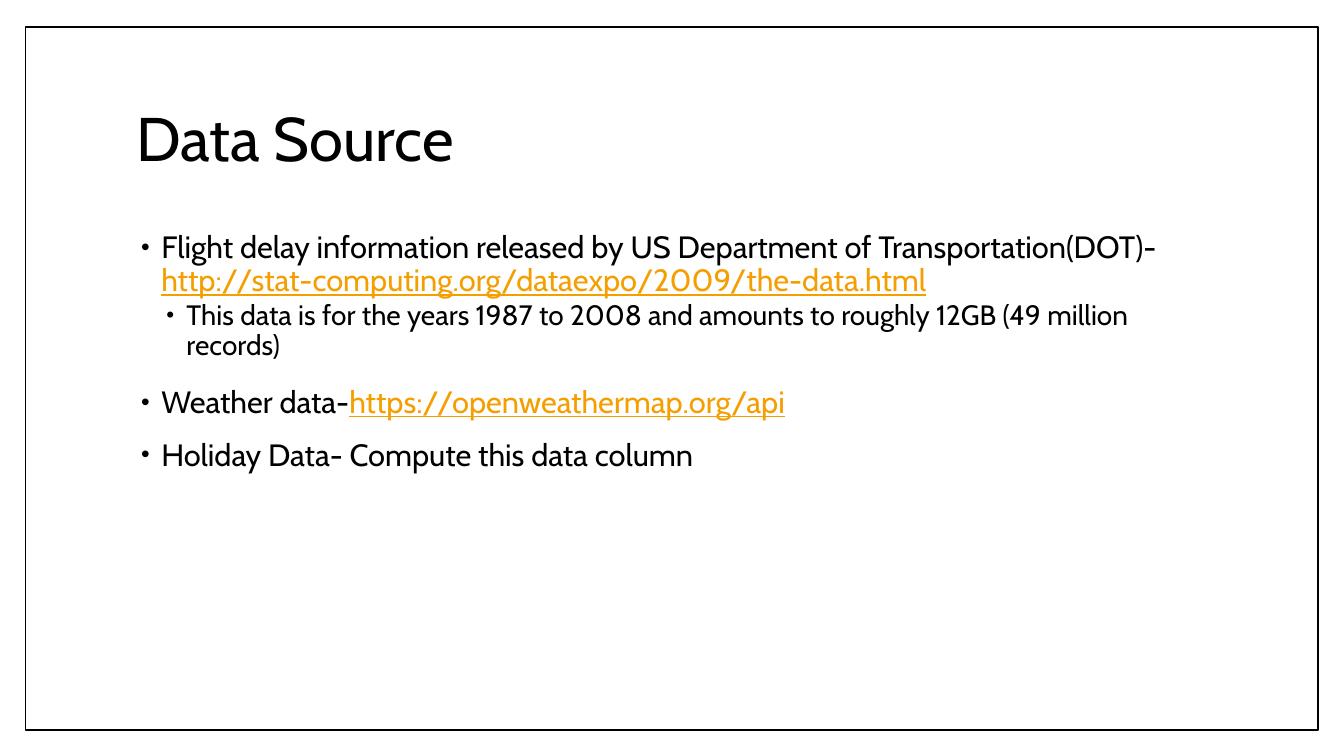
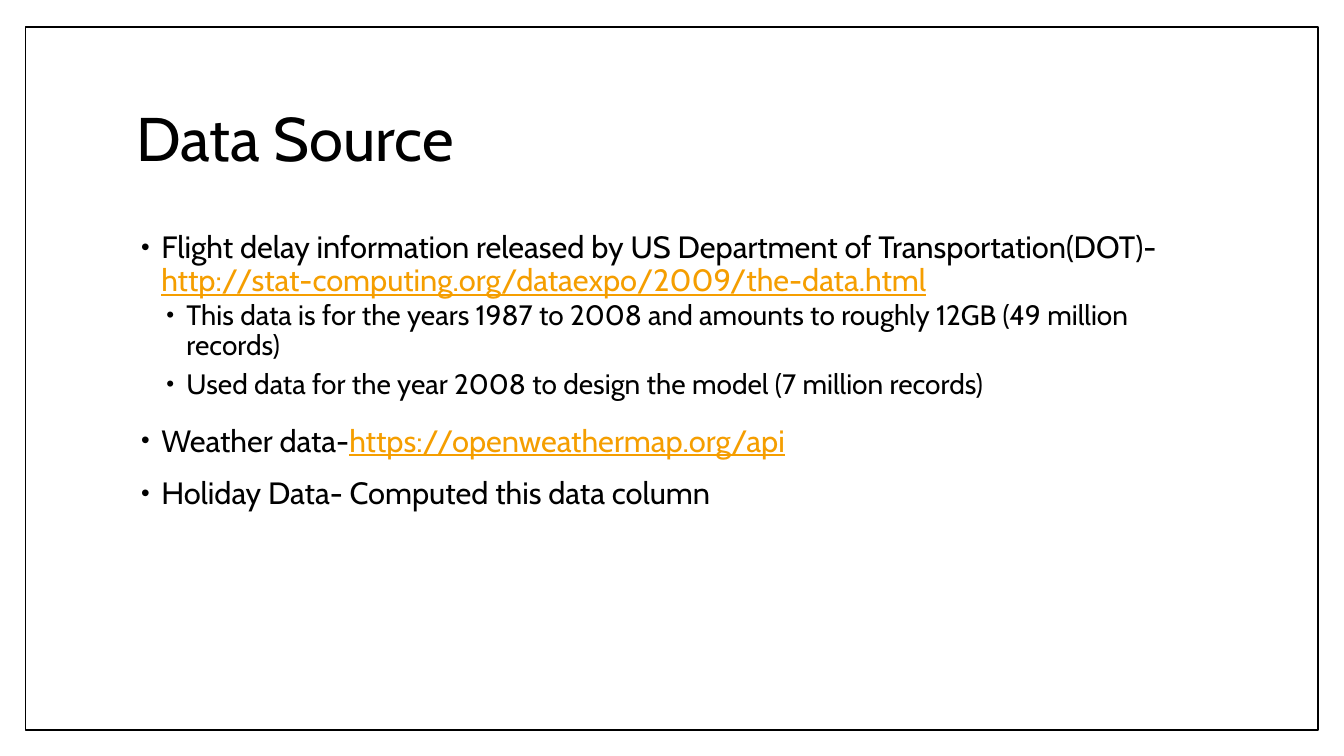
Before and after one commit to RoAjinkya/FlightDelay, a slide deck: slide 4 of docs/Final Presentation_FlightDelay.pptx. Drawn at 1344x756 pixels with LibreOffice and Linux fonts; fonts in the diff are those of the drawing. Boxes give left, top, right and bottom in pixels: in the first picture for what was removed or moved away, otherwise in the second. Text is boxed around its words. In the diff, an @@ line names an element or a change of style, - is before the commit and + after.

```diff
--- a/docs/Final Presentation_FlightDelay.pptx
+++ b/docs/Final Presentation_FlightDelay.pptx
@@ text at (186, 373, 983, 400): paragraph added @@
+  • Used data for the year 2008 to design the model (7 million records)
@@ text at (161, 481, 710, 511): text changed @@
-• Holiday Data- Compute this data column
+• Holiday Data- Computed this data column
```
Also in this commit, not shown: 7 other slides changed, 2 slides added, 2 slides removed.
